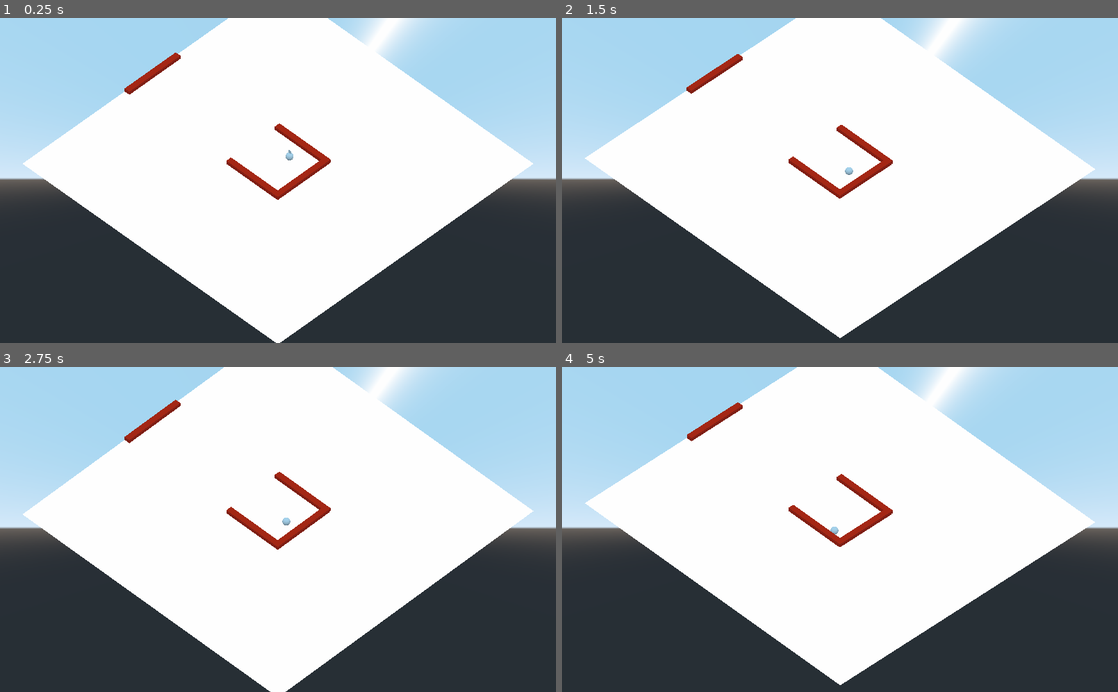
Above: before the commit, frames 1-4 (two rows, left to right).
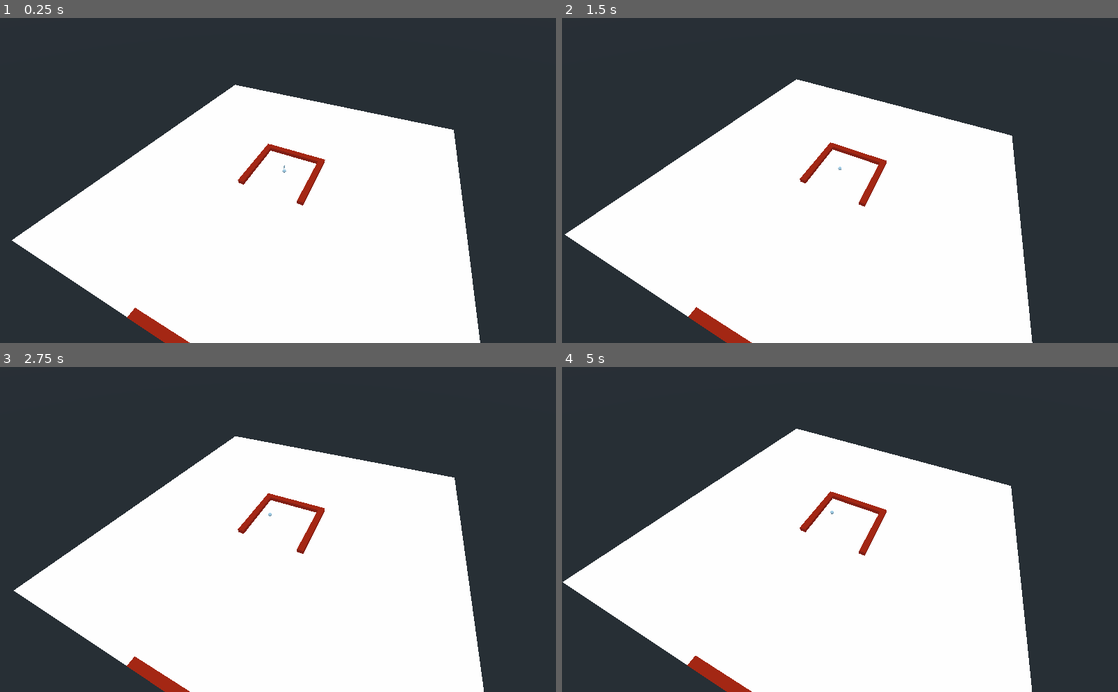
Above: after the commit, the same moments.

Repository: dannytaylor/ld49
Game: Godot game, scene res://levels/test.tscn
Same seed, same stepped clock (60 frames per second), same inputs: the game is played once before the commit and once after it. Before the commit the project has no main scene; this scene is started directly in both runs.
Inputs (mouse positions are in pixels of both pictures, inside the frame that each line leads up to):
- Up to frame 1 (0.25 s): no input
- Up to frame 2 (1.5 s): tap Enter at 0.5 s; move the mouse to (867, 180) at 0.52 s; move the mouse to (812, 180) at 1.27 s
- Up to frame 3 (2.75 s): move the mouse to (289, 523) at 2.02 s
- Up to frame 4 (5 s): move the mouse to (834, 536) at 2.77 s; move the mouse to (878, 532) at 3.52 s; move the mouse to (795, 526) at 4.27 s

The runs differ from the first frame. In frame 1, 55% of the frame differs, in the area x 0-100%, y 0-100%; in frame 2, 56%; in frame 3, 55%; in frame 4, 56%.

Commit message:
More dinking

Diff:
--- a/project/levels/test.tscn
+++ b/project/levels/test.tscn
@@ -54,7 +54,9 @@
 material/0 = ExtResource( 3 )
 
 [node name="Camera" parent="." instance=ExtResource( 2 )]
+transform = Transform( 0.422618, 0.640856, -0.640856, 0, 0.707107, 0.707107, 0.906308, -0.298836, 0.298836, -4.94852, 5, 2.09046 )
+projection = 0
 size = 9.0
 
 [node name="Enemy" parent="." instance=ExtResource( 4 )]
-transform = Transform( 0.110419, 0, 0, 0, 0.110419, 0, 0, 0, 0.110419, 0.454956, 0.856972, 0 )
+transform = Transform( 0.110419, 0, 0, 0, 0.110419, 0, 0, 0, 0.110419, 0, 0.0846581, 0 )
--- a/project/objects/Board/Board.gd
+++ b/project/objects/Board/Board.gd
@@ -11,7 +11,16 @@
 
 func _physics_process(delta):
 
-	rotation_degrees.x += mouse_delta.x
+	_rotate_board(delta)
+
+
+func _rotate_board(delta):
+
+	if mouse_delta == Vector2.ZERO:
+		rotation_degrees = lerp(rotation_degrees, Vector3.ZERO, 0.01)
+		return
+
+	rotation_degrees.x -= mouse_delta.x
 	rotation_degrees.x = clamp(rotation_degrees.x, -max_tilt, max_tilt)
 
 	rotation_degrees.z += mouse_delta.y
@@ -19,7 +28,6 @@
 
 	mouse_delta = Vector2.ZERO
 
-
 func _input(event):
 	if event is InputEventMouseMotion:
 		mouse_delta = event.relative * mouse_adjust
--- a/project/objects/Board/Board.tscn
+++ b/project/objects/Board/Board.tscn
@@ -1,9 +1,15 @@
-[gd_scene load_steps=5 format=2]
+[gd_scene load_steps=7 format=2]
 
 [ext_resource path="res://objects/Board/Board.gd" type="Script" id=1]
 
 [sub_resource type="BoxShape" id=1]
-extents = Vector3( 5, 1, 5 )
+extents = Vector3( 6, 1, 6 )
+
+[sub_resource type="BoxShape" id=4]
+extents = Vector3( 6, 1, 6 )
+
+[sub_resource type="BoxShape" id=5]
+extents = Vector3( 6, 1, 1 )
 
 [sub_resource type="PlaneMesh" id=2]
 size = Vector2( 10, 10 )
@@ -15,9 +21,29 @@
 mode = 3
 script = ExtResource( 1 )
 
-[node name="CollisionShape" type="CollisionShape" parent="."]
+[node name="Floor" type="CollisionShape" parent="."]
 transform = Transform( 1, 0, 0, 0, 1, 0, 0, 0, 1, 0, -1, 0 )
 shape = SubResource( 1 )
+
+[node name="Roof" type="CollisionShape" parent="."]
+transform = Transform( 1, 0, 0, 0, 1, 0, 0, 0, 1, 0, 1.2038, 0 )
+shape = SubResource( 4 )
+
+[node name="Wall" type="CollisionShape" parent="."]
+transform = Transform( 1, 0, 0, 0, 1, 0, 0, 0, 1, 0, 0.531747, 6 )
+shape = SubResource( 5 )
+
+[node name="Wall2" type="CollisionShape" parent="."]
+transform = Transform( 1, 0, 0, 0, 1, 0, 0, 0, 1, 0, 0.531747, -6 )
+shape = SubResource( 5 )
+
+[node name="Wall3" type="CollisionShape" parent="."]
+transform = Transform( -4.37114e-08, 0, -1, 0, 1, 0, 1, 0, -4.37114e-08, -6, 0.531747, 0 )
+shape = SubResource( 5 )
+
+[node name="Wall4" type="CollisionShape" parent="."]
+transform = Transform( -4.37114e-08, 0, -1, 0, 1, 0, 1, 0, -4.37114e-08, 6, 0.531747, 0 )
+shape = SubResource( 5 )
 
 [node name="MeshInstance" type="MeshInstance" parent="."]
 mesh = SubResource( 2 )
--- a/project/objects/Enemy/Enemy.tscn
+++ b/project/objects/Enemy/Enemy.tscn
@@ -1,12 +1,16 @@
 [gd_scene load_steps=4 format=2]
 
 [sub_resource type="SphereShape" id=1]
+radius = 0.5
 
 [sub_resource type="SphereMesh" id=2]
+radius = 0.5
+height = 1.0
 
 [sub_resource type="QuadMesh" id=3]
 
 [node name="Enemy" type="RigidBody"]
+mass = 23.81
 
 [node name="CollisionShape" type="CollisionShape" parent="."]
 shape = SubResource( 1 )
--- a/project/project.godot
+++ b/project/project.godot
@@ -11,6 +11,7 @@
 [application]
 
 config/name="ld49"
+run/main_scene="res://levels/test.tscn"
 config/icon="res://icon.png"
 
 [input]
@@ -27,6 +28,7 @@
 [physics]
 
 common/enable_pause_aware_picking=true
+3d/default_gravity=20.0
 
 [rendering]
 
